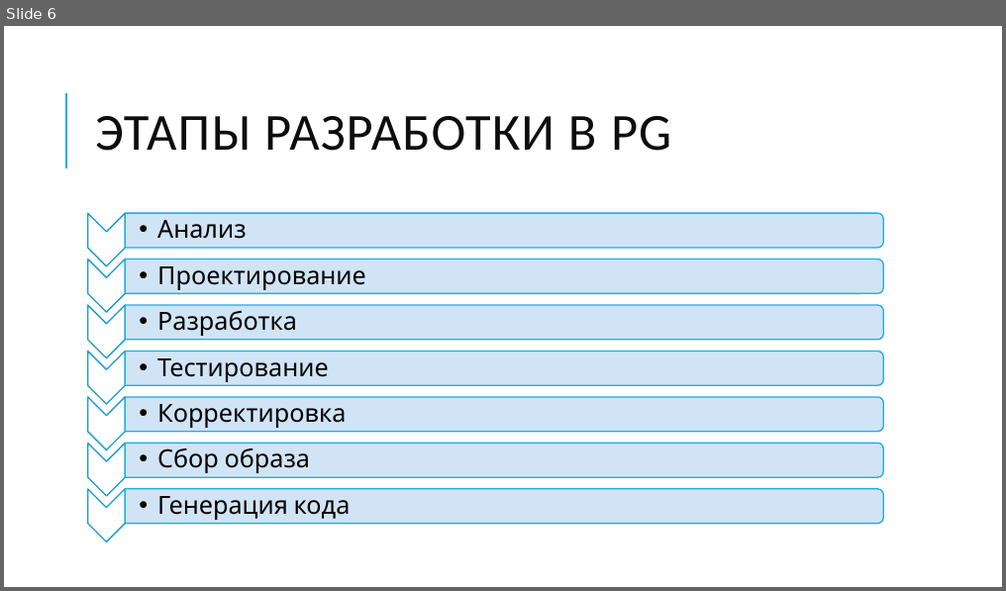
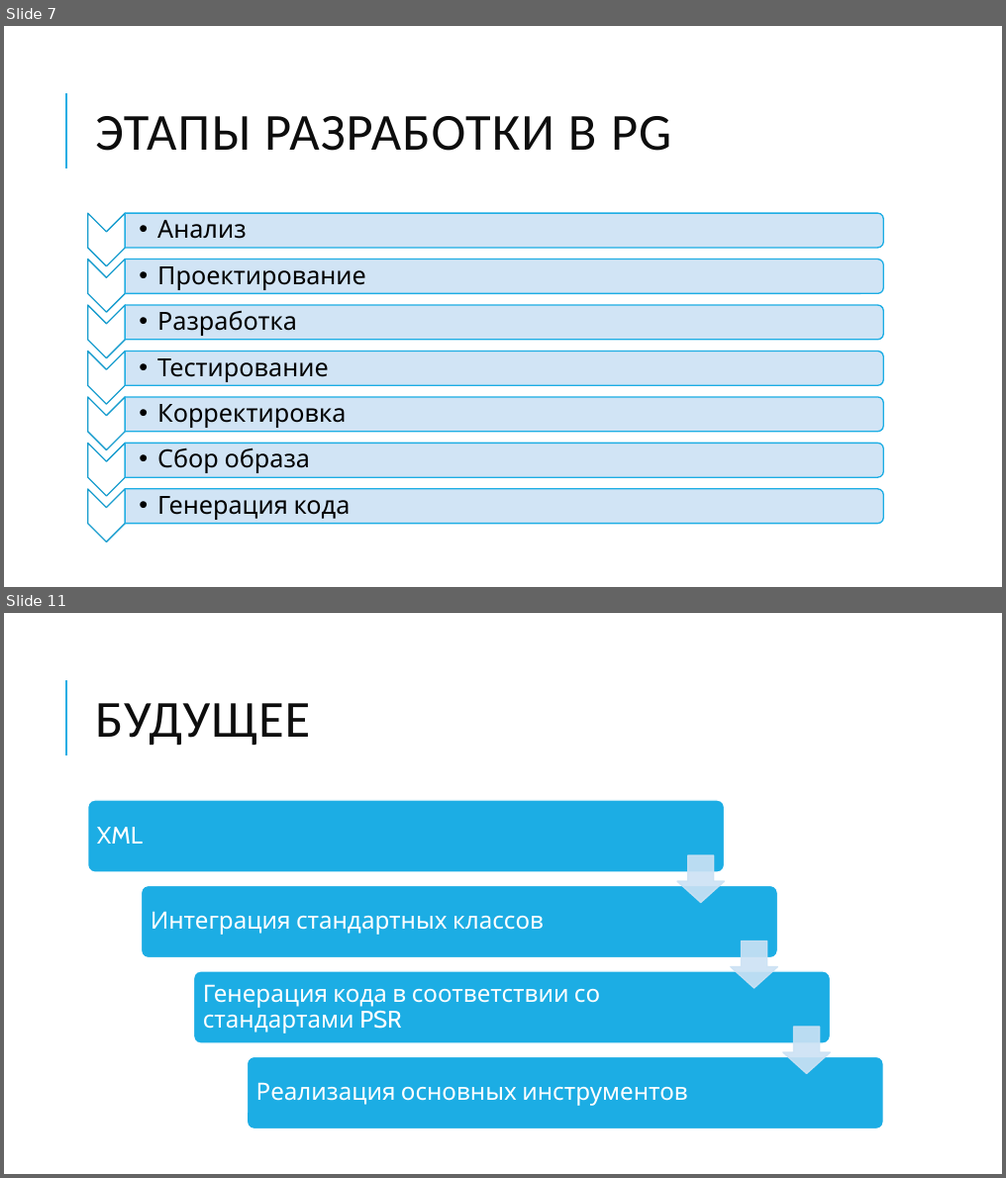
Before and after one commit to pmswga/PCM, a slide deck: other/PGenerator.pptx. Shown one above the other, each under a label of ours: slide 6 before the commit, slides 7 and 11 after it; the slides between them are not shown. The pictures are 1006x591 and 1006x1178 pixels, drawn with LibreOffice and Linux fonts; fonts in the diff are those of the drawing. Boxes give left, top, right and bottom in pixels: in the first picture for what was removed or moved away, otherwise in the second. Text is boxed around its words. In the diff, an @@ line names an element or a change of style, - is before the commit and + after.

```diff
--- a/other/PGenerator.pptx
+++ b/other/PGenerator.pptx
@@ slide 11 added at box(4, 613, 1002, 1174), background #FFFFFF; not listed: 1 template element that a slide beside it also shows @@
@@ title added at box(95, 703, 310, 746), 50 pt, text #0D0D0D @@
+БУДУЩЕЕ
@@ group added at box(88, 800, 884, 1130): 4 rounded rectangles, 4 texts, 3 down arrows @@
+XML
+Интеграция стандартных классов
+Генерация кода в соответствии со стандартами PSR
+Реализация основных инструментов
@@ what was slide 6 is now slide 7 @@
```
Also in this commit, not shown: 5 slides changed, 2 other slides added, 12 other files.
